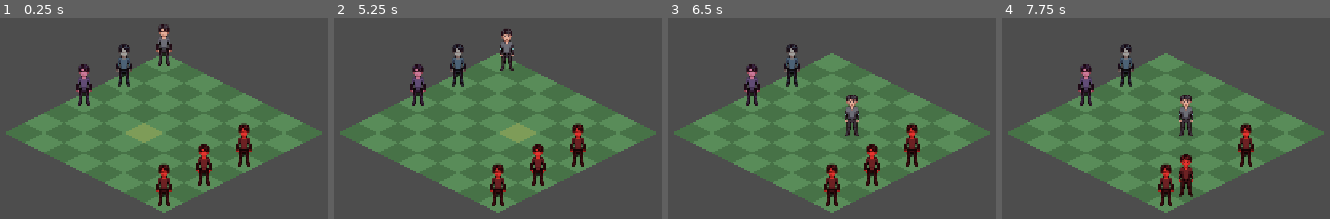
Above: before the commit, frames 1-4 (left to right).
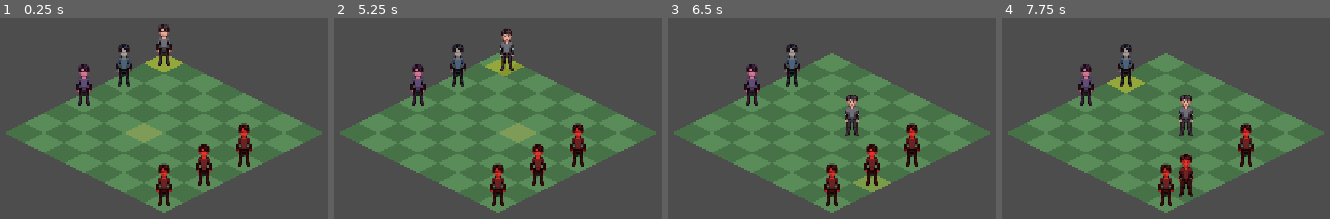
Above: after the commit, the same moments.

Repository: Booldon/iso-srpg
Game: Godot game, scene res://scenes/battle/grid.tscn
The game is run twice, just before and just after one commit, with the same random seed, the same clock (stepped at 60 frames per second) and the same inputs.
Inputs (mouse positions are in pixels of both pictures, inside the frame that each line leads up to):
- Up to frame 1 (0.25 s): no input
- Up to frame 2 (5.25 s): tap Enter at 0.5, 2, 3.5 s; move the mouse to (outside the picture) at 0.52 s; click (outside the picture) at 0.67 s; tap Space at 1.25, 2.75, 4.25 s; move the mouse to (337, 154) at 1.27 s; click (337, 154) at 1.42 s; move the mouse to (576, 34) at 2.02 s; click (576, 34) at 2.17 s; move the mouse to (outside the picture) at 2.77 s; click (outside the picture) at 2.92 s; move the mouse to (outside the picture) at 3.52 s; click (outside the picture) at 3.67 s; move the mouse to (outside the picture) at 4.27 s; click (outside the picture) at 4.42 s; move the mouse to (537, 132) at 5.02 s; click (537, 132) at 5.17 s
- Up to frame 3 (6.5 s): move the mouse to (710, 20) at 5.77 s; click (710, 20) at 5.92 s
- Up to frame 4 (7.75 s): move the mouse to (outside the picture) at 6.52 s; click (outside the picture) at 6.67 s; move the mouse to (1005, 154) at 7.27 s; click (1005, 154) at 7.42 s

The runs differ from the first frame. In frame 1, 0.5% of the frame differs, in the area x 44-56%, y 18-27%; in frame 2, 0.5%; in frame 3, 0.5%; in frame 4, 0.5%.

Commit message:
feat: active unit gold pulse highlight
Gold pulsing tile follows the current unit in real-time (including
during movement) so the player always knows whose turn it is.

Co-Authored-By: Claude Opus 4.8 <noreply@anthropic.com>

Diff:
--- a/scripts/battle/grid_manager.gd
+++ b/scripts/battle/grid_manager.gd
@@ -17,6 +17,8 @@
 var _enemies: Array[Unit] = []
 var _unit_at: Dictionary = {}   # Vector2i -> Unit
 var _hover_tile: Polygon2D
+var _active_tile: Polygon2D
+var _active_tween: Tween
 var _player_can_act: bool = false
 var _pending_target: Unit = null
 var _battle_over: bool = false
@@ -25,6 +27,7 @@
 func _ready() -> void:
 	_build_grid()
 	_setup_hover_tile()
+	_setup_active_tile()
 	_setup_pathfinding()
 	_place_players()
 	_place_enemies()
@@ -45,6 +48,12 @@
 		_hover_tile.position = grid_to_screen(cell.x, cell.y)
 	else:
 		_hover_tile.visible = false
+
+	if not _battle_over and not _turn_manager.get_all_units().is_empty():
+		_active_tile.visible = true
+		_active_tile.position = _turn_manager.current_unit().position
+	else:
+		_active_tile.visible = false
 
 
 func _input(event: InputEvent) -> void:
@@ -210,6 +219,22 @@
 	return cell.x >= 0 and cell.x < GRID_COLS and cell.y >= 0 and cell.y < GRID_ROWS
 
 
+func _setup_active_tile() -> void:
+	_active_tile = Polygon2D.new()
+	_active_tile.polygon = PackedVector2Array([
+		Vector2(0, -TILE_HALF_H),
+		Vector2(TILE_HALF_W, 0),
+		Vector2(0, TILE_HALF_H),
+		Vector2(-TILE_HALF_W, 0),
+	])
+	_active_tile.color = Color(1.0, 0.85, 0.0, 0.5)
+	_active_tile.visible = false
+	_floor.add_child(_active_tile)
+	_active_tween = create_tween().set_loops()
+	_active_tween.tween_property(_active_tile, "color:a", 0.2, 0.5)
+	_active_tween.tween_property(_active_tile, "color:a", 0.5, 0.5)
+
+
 func _setup_hover_tile() -> void:
 	_hover_tile = Polygon2D.new()
 	_hover_tile.polygon = PackedVector2Array([
